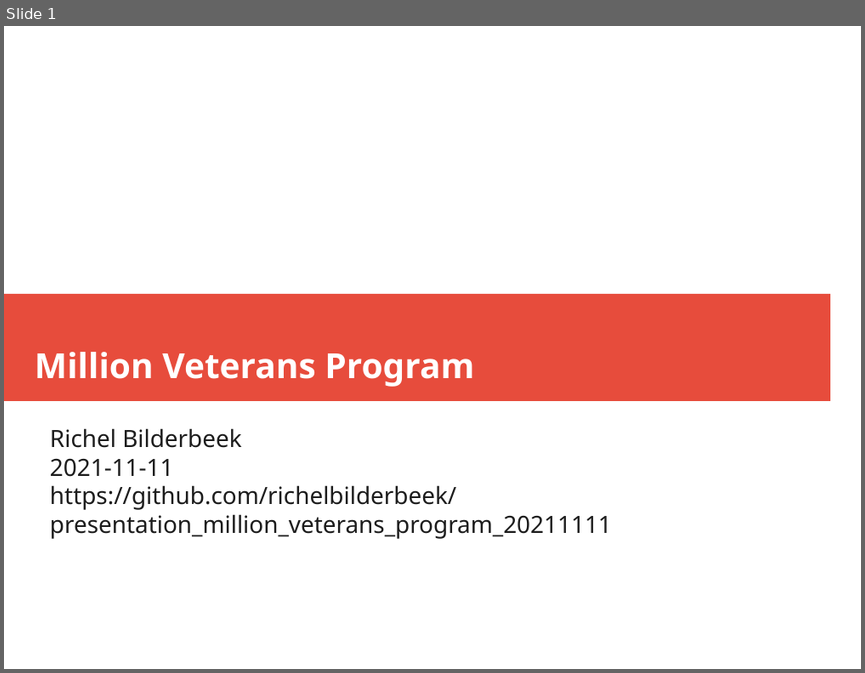
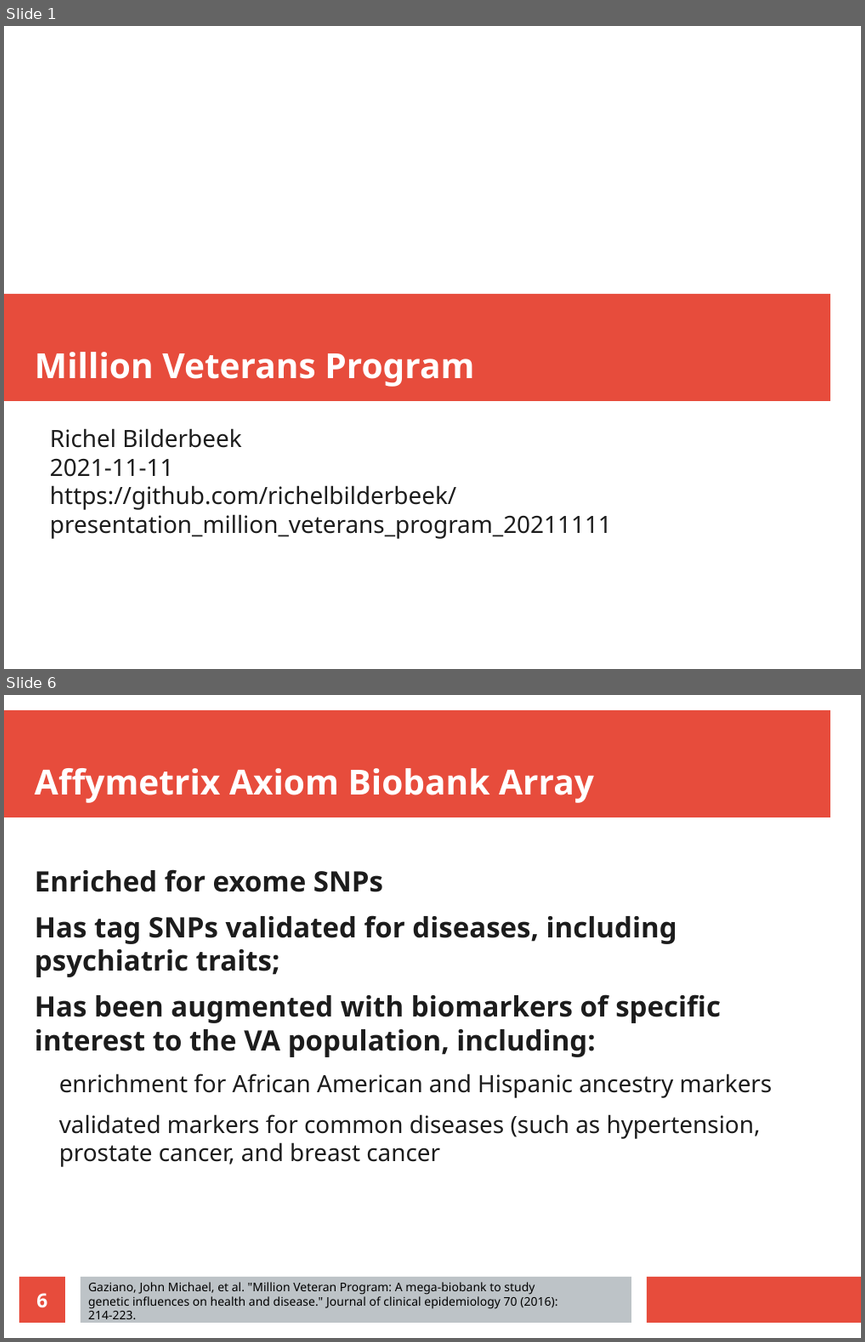
Before and after one commit to richelbilderbeek/presentation_million_veterans_program_20211111, a slide deck: presentation_million_veterans_program_20211111.odp. Shown one above the other, each under a label of ours: slide 1 before the commit, slides 1 and 6 after it; the slides between them are not shown. The pictures are 865x673 and 865x1342 pixels, drawn with LibreOffice and Linux fonts; fonts in the diff are those of the drawing. Boxes give left, top, right and bottom in pixels: in the first picture for what was removed or moved away, otherwise in the second. Text is boxed around its words. In the diff, an @@ line names an element or a change of style, - is before the commit and + after.

```diff
--- a/presentation_million_veterans_program_20211111.odp
+++ b/presentation_million_veterans_program_20211111.odp
@@ slide 6 added at (4,695,861,1338), background #FFFFFF @@
@@ rectangle added at (4,710,830,818), fill #E74C3C @@
@@ title added at (35,768,594,803), 32 pt, text #FFFFFF, bold @@
+Affymetrix Axiom Biobank Array
@@ text added at (35,869,772,1167), 26 pt, text #1C1C1C, bold @@
+Enriched for exome SNPs
+Has tag SNPs validated for diseases, including psychiatric traits;
+Has been augmented with biomarkers of specific interest to the VA population, including:
+  enrichment for African American and Hispanic ancestry markers
+  validated markers for common diseases (such as hypertension, prostate cancer, and breast cancer
@@ page number added at (19,1276,65,1322), fill #E74C3C, 18 pt, text #FFFFFF, bold @@
+6
@@ rectangle added at (80,1276,631,1322), fill #BDC3C7 @@
@@ rectangle added at (647,1276,861,1322), fill #E74C3C @@
@@ text added at (88,1281,557,1323), 11 pt, text #000000 @@
+Gaziano, John Michael, et al. "Million Veteran Program: A mega-biobank to study genetic influences on health and disease." Journal of clinical epidemiology 70 (2016): 214-223.
```
Also in this commit, not shown: 7 other slides added, 1 slide removed, 2 other files.
